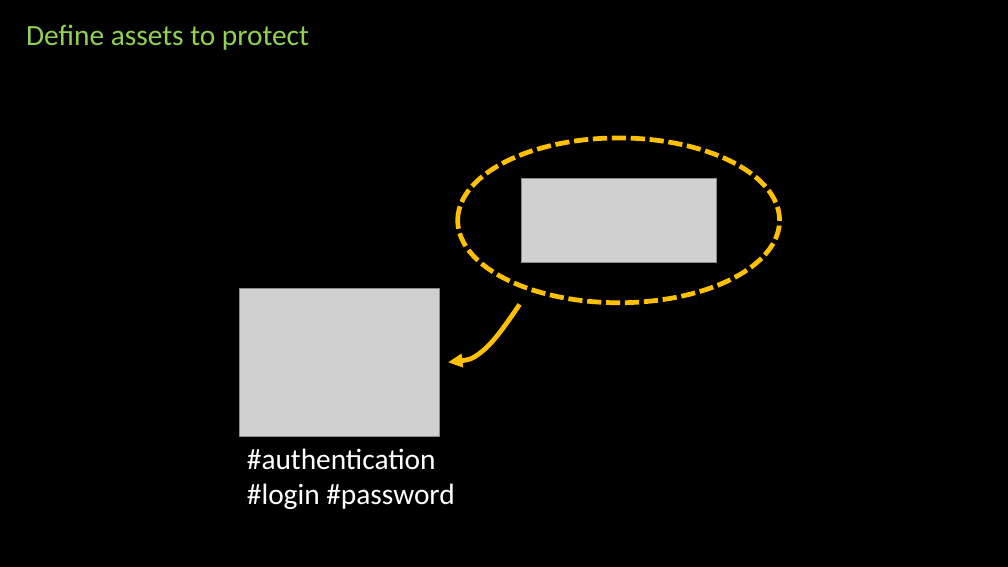
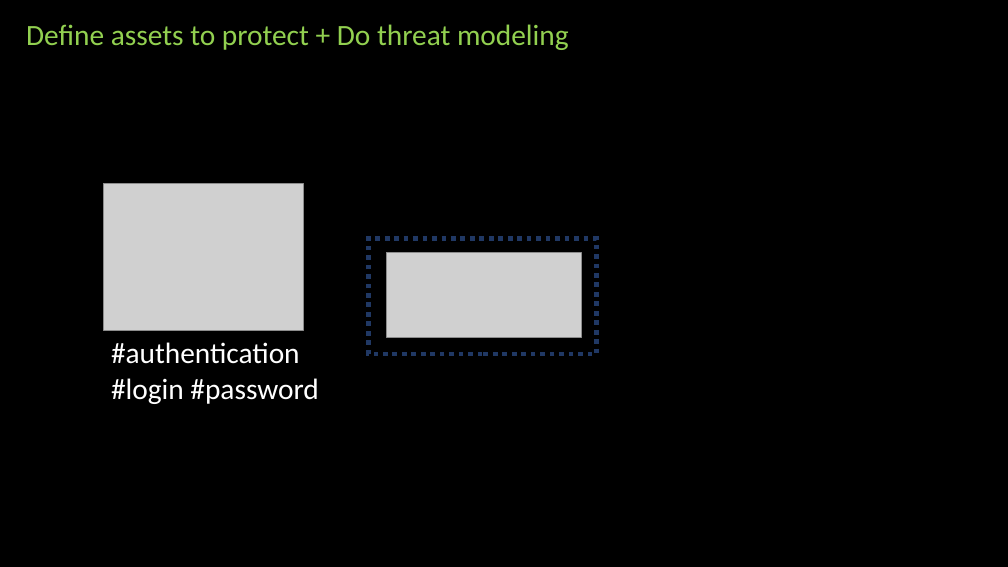
Before and after one commit to prayam/cmu_project_public_bak, a slide deck: slide 22 of docs/phase1_presentation.pptx (slide 10 before the commit). Drawn at 1008x567 pixels with LibreOffice and Linux fonts; fonts in the diff are those of the drawing; grey boxes stand for pictures. Boxes give left, top, right and bottom in pixels: in the first picture for what was removed or moved away, otherwise in the second. Text is boxed around its words. In the diff, an @@ line names an element or a change of style, - is before the commit and + after.

```diff
--- a/docs/phase1_presentation.pptx
+++ b/docs/phase1_presentation.pptx
@@ text at <box>26,24,569,50</box>: text changed @@
-Define assets to protect
+Define assets to protect + Do threat modeling
@@ ellipse removed at <box>457,138,780,302</box> @@
@@ picture: place and size @@
-picture at <box>240,289,439,436</box>
+picture at <box>104,183,303,330</box>
@@ rectangle added at <box>368,238,597,354</box>, outline #203864 4.5 pt dashed @@
@@ picture: place and size @@
-picture at <box>521,178,716,263</box>
+picture at <box>386,253,582,337</box>
@@ freeform shape removed at <box>448,305,520,362</box> @@
@@ text "#authentication": place and size @@
-text "#authentication" at <box>247,448,454,509</box>
+text "#authentication" at <box>111,342,318,404</box>
```
Also in this commit, not shown: 8 other slides changed, 34 slides added, 1 other file.
